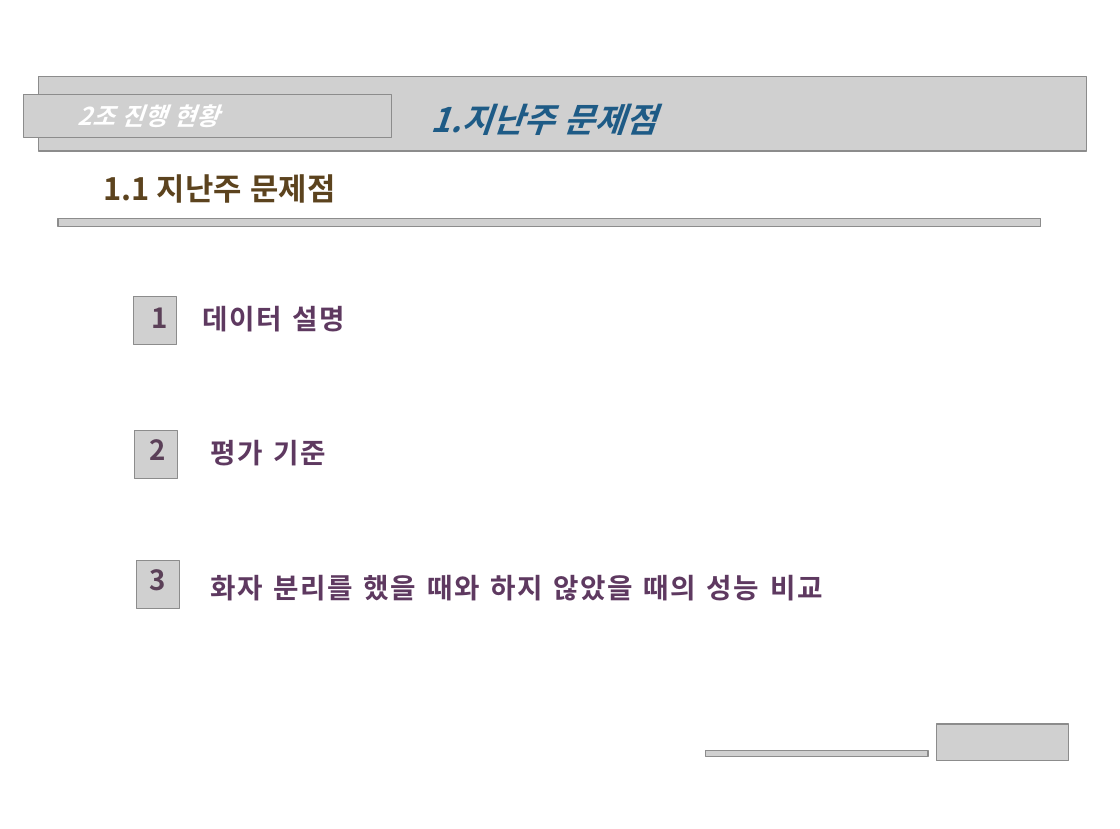
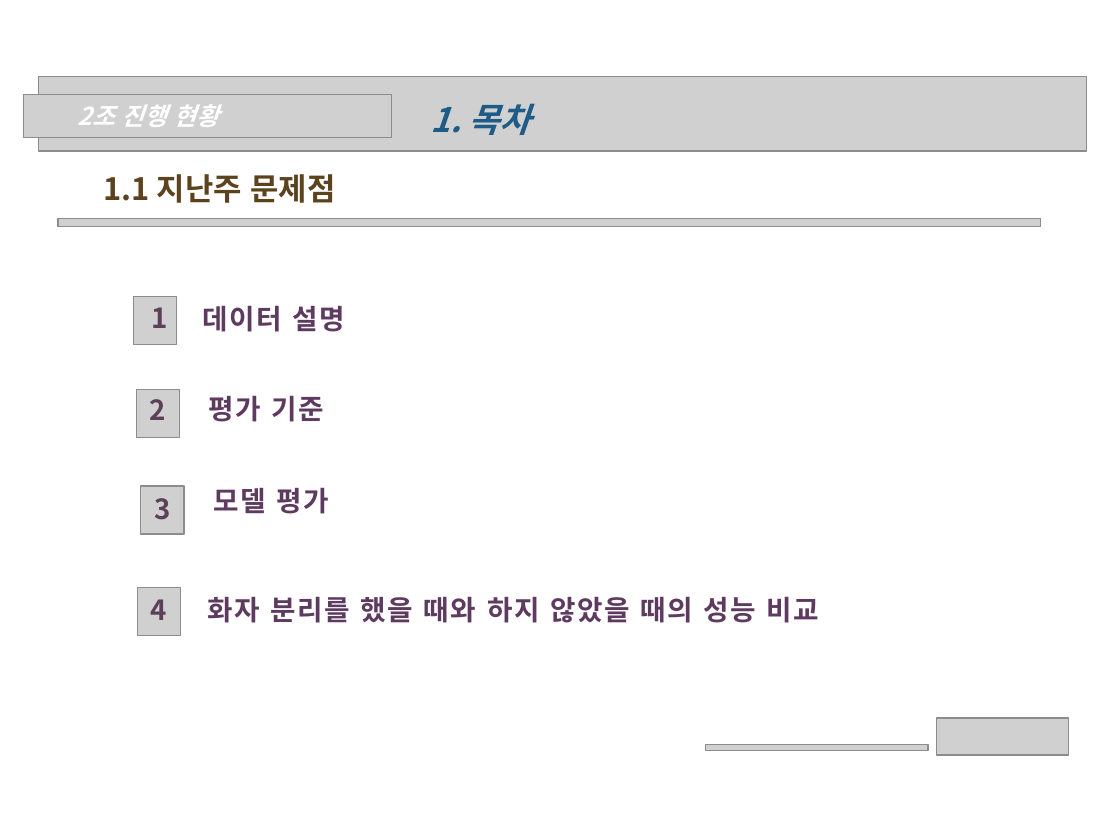
Before and after one commit to wonchul98/audio-to-summary, a slide deck: slide 2 of ppt/0609_2조_나현희_신원철.pptx. Drawn at 1120x829 pixels with LibreOffice and Linux fonts; fonts in the diff are those of the drawing; grey boxes stand for pictures; background and template pictures are left out. Boxes give left, top, right and bottom in pixels: in the first picture for what was removed or moved away, otherwise in the second. Text is boxed around its words. In the diff, an @@ line names an element or a change of style, - is before the commit and + after.

```diff
--- a/ppt/0609_2조_나현희_신원철.pptx
+++ b/ppt/0609_2조_나현희_신원철.pptx
@@ text at bbox=[430, 103, 531, 135]: text changed @@
-1.지난주 문제점
+1. 목차
@@ text "2": place and size @@
-text "2" at bbox=[150, 439, 166, 460]
+text "2" at bbox=[150, 399, 166, 420]
@@ picture: place and size @@
-picture at bbox=[134, 431, 177, 479]
+picture at bbox=[136, 389, 179, 436]
@@ text "평가 기준": place and size @@
-text "평가 기준" at bbox=[211, 439, 326, 466]
+text "평가 기준" at bbox=[208, 395, 323, 422]
@@ text "3": place and size @@
-text "3" at bbox=[150, 569, 166, 591]
+text "3" at bbox=[154, 498, 170, 520]
@@ picture: place and size @@
-picture at bbox=[136, 561, 179, 608]
+picture at bbox=[141, 486, 184, 534]
@@ text added at bbox=[213, 487, 328, 514], 18 pt, text #5E3960, bold @@
+모델 평가
@@ picture added at bbox=[137, 587, 181, 635] @@
@@ text added at bbox=[151, 599, 167, 620], 18 pt, text #5B4058, bold @@
+4
@@ text "화자 분리를 했을 때와 하지 ...": place and size @@
-text "화자 분리를 했을 때와 하지 ..." at bbox=[211, 574, 822, 601]
+text "화자 분리를 했을 때와 하지 ..." at bbox=[207, 596, 819, 623]
@@ picture: place and size @@
-picture at bbox=[936, 723, 1069, 760]
+picture at bbox=[936, 718, 1069, 754]
@@ picture: place and size @@
-picture at bbox=[706, 750, 928, 756]
+picture at bbox=[706, 744, 928, 750]
```
Also in this commit, not shown: 5 other slides changed, 4 slides added, 1 other file.
